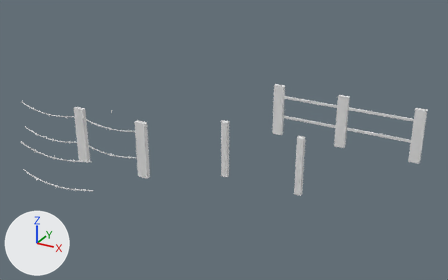
A saved change to the Blender file BlenderModels/Environment/Props/Fencing.blend.
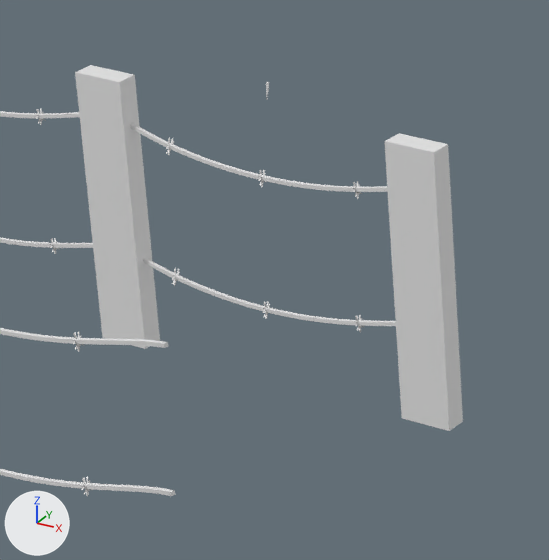
Old and new are each drawn whole from a camera (50 mm lens) standing at (5.9, -7.83, 4.95) and looking at (1.07, 0.97, 0.55) and again close up on the part from 13% to 37% of the width and 34% to 73% of the height. Lighting does not change. The marker at lower left points along +X, +Y and +Z. The older version's two pictures come first. Materials are left out; every surface is plain grey.
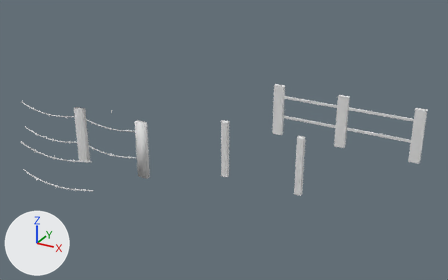
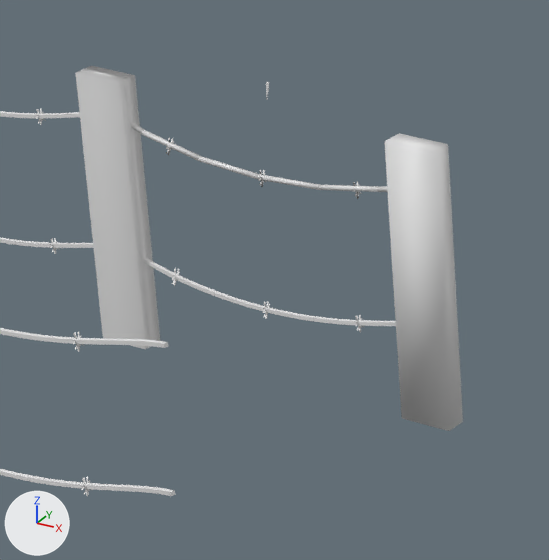
Where the newer file only moved an object's origin or applied its transform, the numbers keep the older frame.

Pixel boxes [x1, y1, x2, y2] of what changed, in the close-ups (549 x 560 px):
'Cube.003', mesh rescaled, moved
    before: [130, 123, 388, 192]
    after: [130, 122, 388, 192]
part 1 of me_cube_003, shading changed
    both: [384, 133, 463, 431]

What changed in the scene script:
```text
Change me_cube_003:
    where me_cube_003.from_pydata(...)  # 8 vertices, 6 faces; spans x -0.098..0.102, y -0.041..0.041, z -0.002..1.028
    used by ob_fencepost; location = (0.0, 0.0, 0.0)
    me_cube_003 part 1: all faces are now shaded smooth (6 of 6 changed)
Change me_cube_008:
    used by ob_cube_003; location = (-1.325, 0.0, 0.807)
    remove me_cube_008.from_pydata(...)  # 8 vertices, 6 faces; spans x -0.0337..0.0337, y -0.007..0.007, z -0.007..0.007
    add me_cube_008.from_pydata(...)  # 8 vertices, 6 faces; spans x -1.4234..-1.1738, y -0.007..0.007, z 0.7996..0.8136
    me_cube_008 part 2: the whole mesh is scaled about its middle by (3.7, 1, 1), then moved by (-1.2986, 0.0, 0.8066)
Change ob_cube_003:
    ob_cube_003.location: (-1.325, 0.0, 0.807) -> (0.0, 0.0, 0.0)
```
